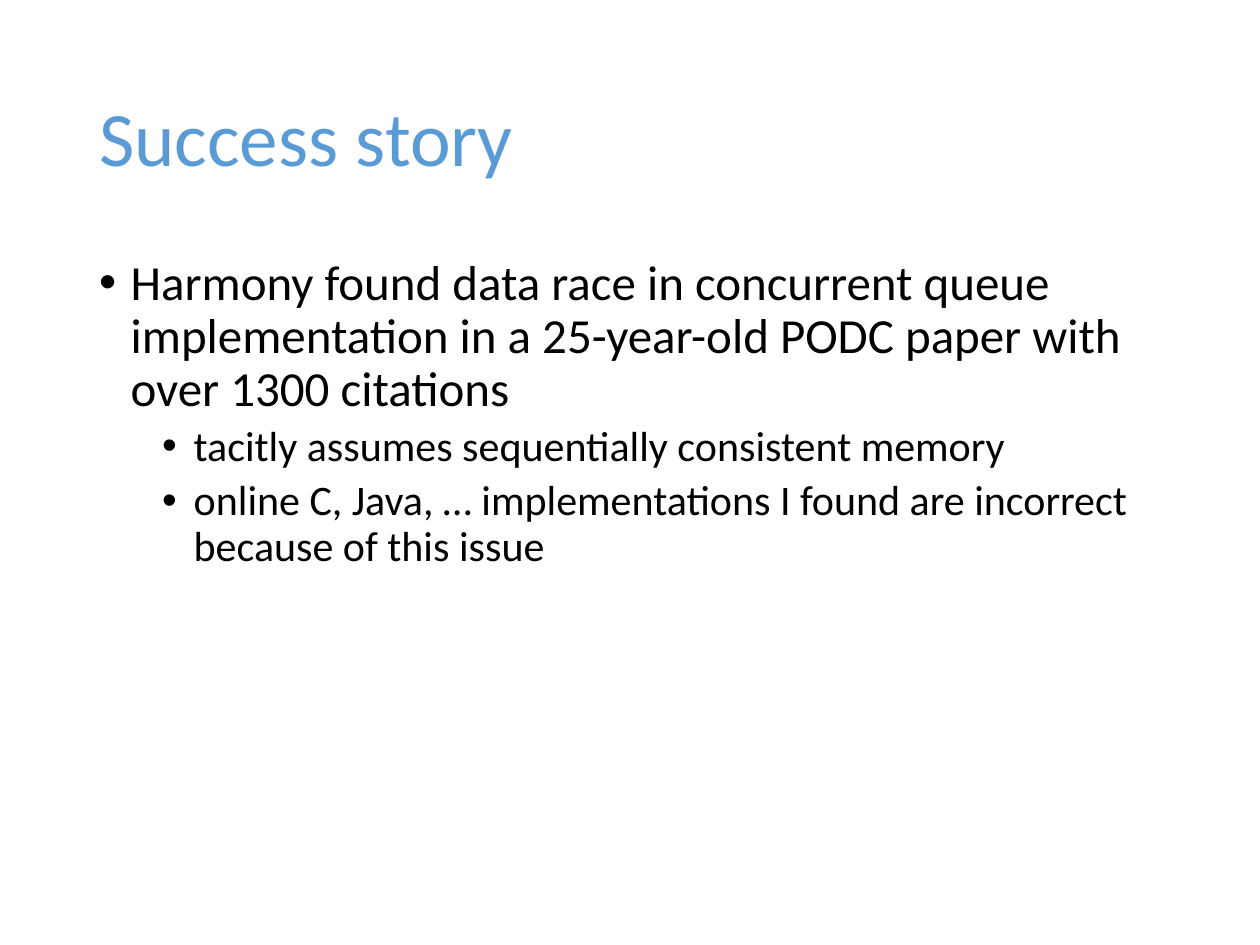
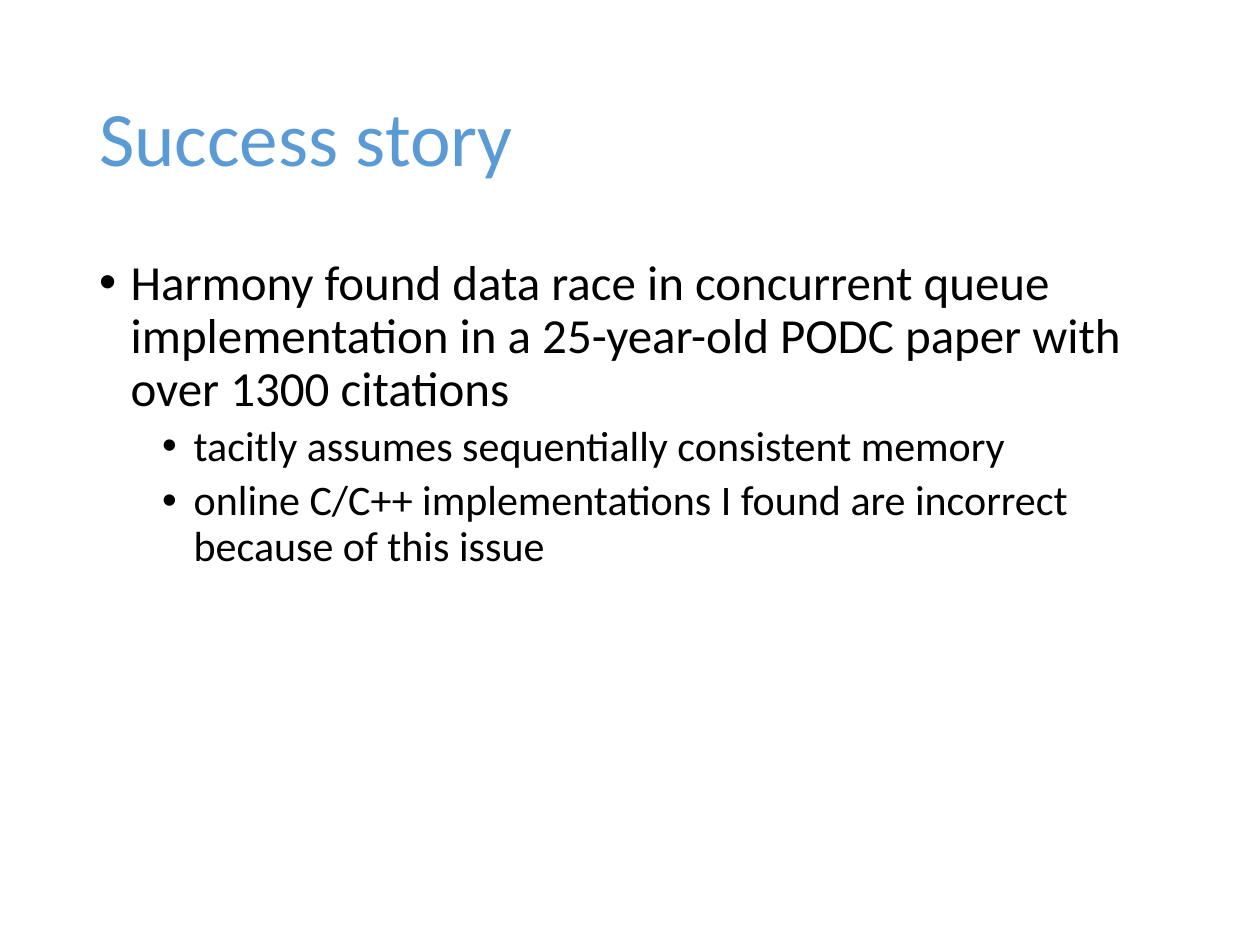
Before and after one commit to harmonylang/harmony, a slide deck: slide 9 of Harmony.pptx. Drawn at 1260x945 pixels with LibreOffice and Linux fonts; fonts in the diff are those of the drawing. Boxes give left, top, right and bottom in pixels: in the first picture for what was removed or moved away, otherwise in the second. Text is boxed around its words. In the diff, an @@ line names an element or a change of style, - is before the commit and + after.

```diff
--- a/Harmony.pptx
+++ b/Harmony.pptx
@@ text at bbox=[194, 485, 1068, 562]: text changed @@
-  • online C, Java, … implementations I found are incorrect because of this issue
+  • online C/C++ implementations I found are incorrect because of this issue
```
Also in this commit, not shown: 1 other slide changed, 2 other files.
